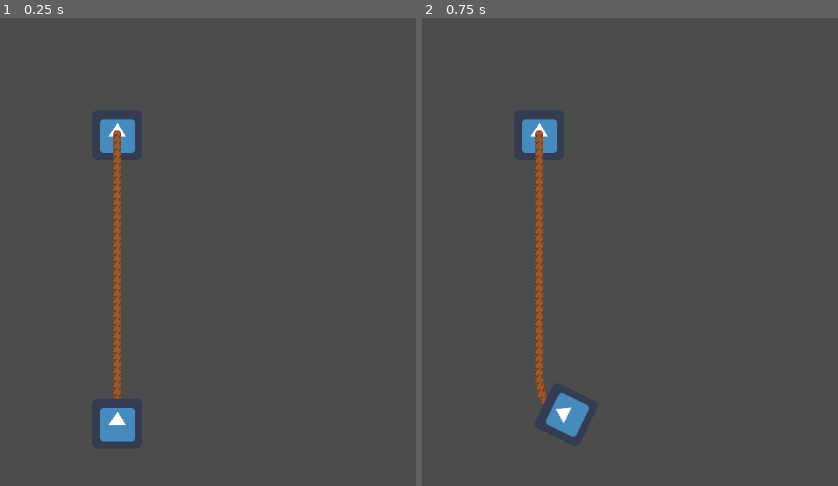
Above: before the commit, frames 1-2 (left to right).
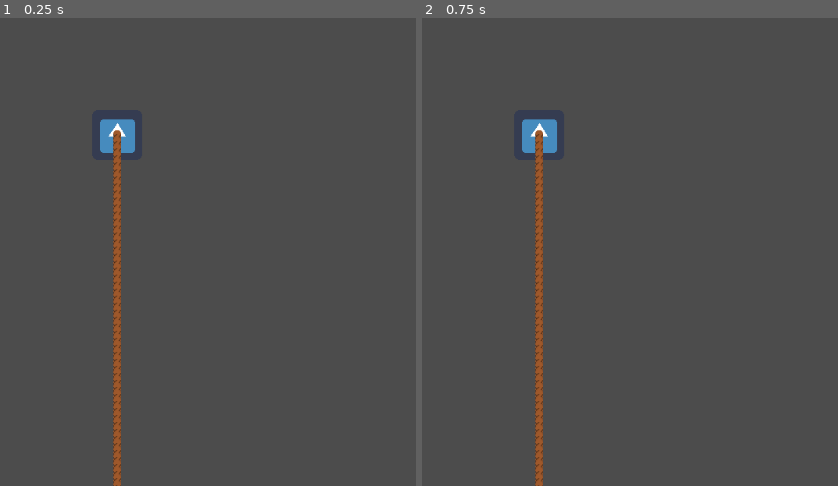
Above: after the commit, the same moments.

Repository: lorayeeunkoo/TrashedInSpace
Game: Godot game, scene res://Rope.tscn
Two runs of this game, one before a commit and one after it. Both use one fixed random seed, a clock stepped at 60 frames per second and the inputs below. The engine's default icon, where the game draws it, is replaced by a stand-in: a white triangle on a blue panel in a dark square.
Inputs (mouse positions are in pixels of both pictures, inside the frame that each line leads up to):
- Up to frame 1 (0.25 s): no input
- Up to frame 2 (0.75 s): tap Enter at 0.5 s; move the mouse to (outside the picture) at 0.52 s; hold Right (ui_right) from 0.53 s (still down); click (outside the picture) at 0.67 s

The runs differ from the first frame. In frame 1, 0.8% of the frame differs, in the area x 24-33%, y 81-100%; in frame 2, 1.2%, in the area x 27-41%, y 40-100%.

Commit message:
rope should really work now

Diff:
--- a/Ball.tscn
+++ b/Ball.tscn
@@ -10,12 +10,11 @@
 
 [node name="Ball" type="RigidBody2D" index="0"]
 
-position = Vector2( 0, 10 )
 input_pickable = false
 collision_layer = 1
 collision_mask = 2
 mode = 0
-mass = 0.41
+mass = 0.82
 friction = 1.0
 bounce = 0.0
 gravity_scale = 0.01
--- a/Rope.tscn
+++ b/Rope.tscn
@@ -14,7 +14,7 @@
 position = Vector2( 150, 150 )
 script = ExtResource( 1 )
 _sections_unfolded = [ "Material", "Transform", "Visibility" ]
-pieces = 40
+pieces = 80
 
 [node name="Sprite" type="Sprite" parent="." index="0"]
 
--- a/assets/scripts/Ball.gd
+++ b/assets/scripts/Ball.gd
@@ -1,6 +1,6 @@
 extends RigidBody2D
 
-var thrust = Vector2(0, 1000)
+var thrust = Vector2(0, 500)
 var torque = 20000
 
 func _integrate_forces(state):
--- a/assets/scripts/Rope.gd
+++ b/assets/scripts/Rope.gd
@@ -7,7 +7,7 @@
 var PIECE = preload("res://Piece.tscn")
 var BALL = preload("res://Ball.tscn")
 
-export (int) var pieces = 40
+export (int) var pieces = 80
 
 func _ready():
 	# Called when the node is added to the scene for the first time.
